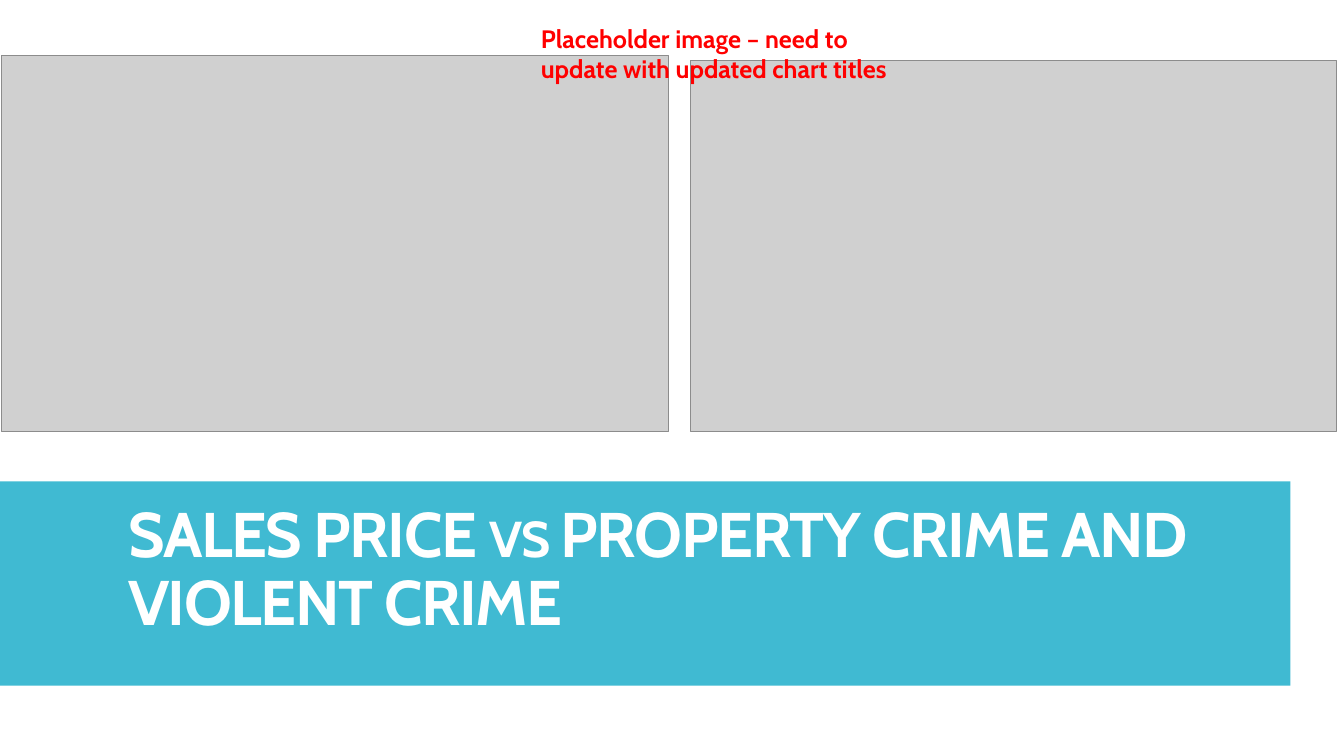
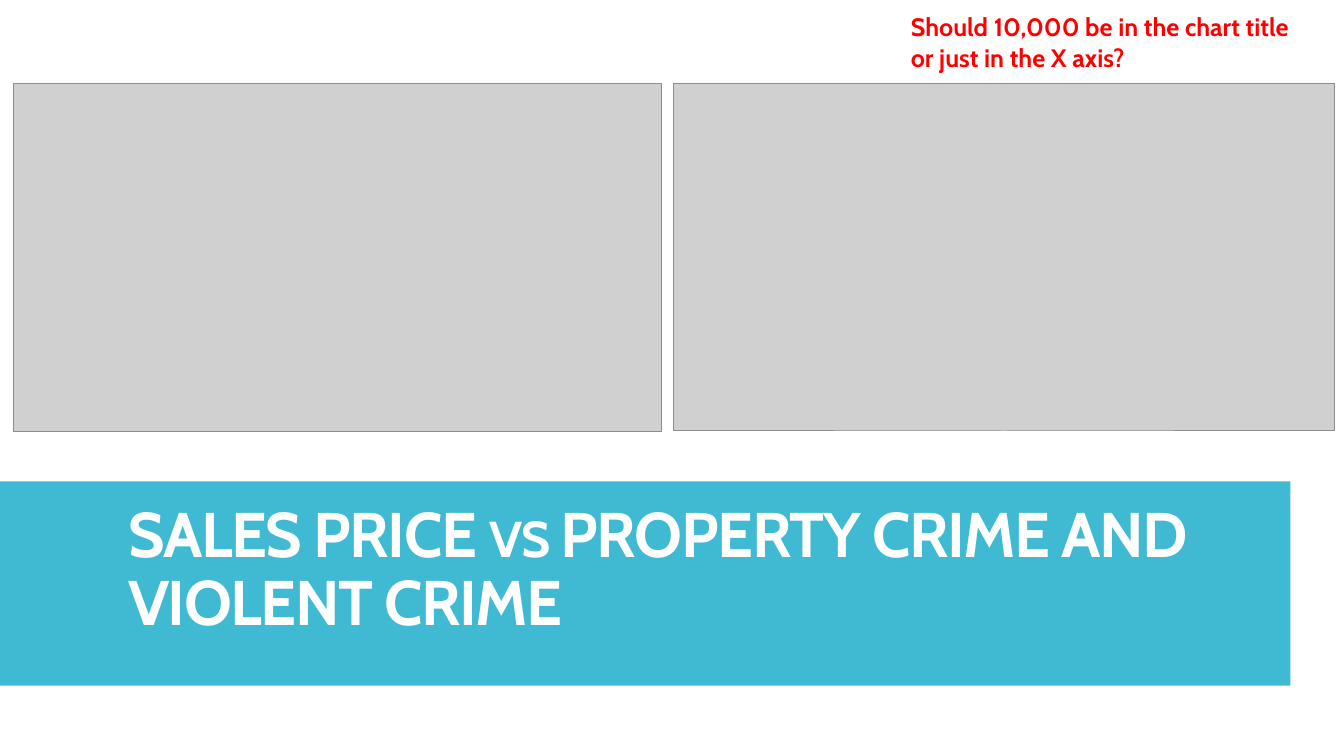
Before and after one commit to andresocorro/project_1, a slide deck: slide 15 of Presentation/final draft.pptx. Drawn at 1344x756 pixels with LibreOffice and Linux fonts; fonts in the diff are those of the drawing; grey boxes stand for pictures. Boxes give left, top, right and bottom in pixels: in the first picture for what was removed or moved away, otherwise in the second. Text is boxed around its words. In the diff, an @@ line names an element or a change of style, - is before the commit and + after.

Commit message:
Updated images in the presentation - scatter diagrams

```diff
--- a/Presentation/final draft.pptx
+++ b/Presentation/final draft.pptx
@@ text removed at (541,29,886,84) @@
-Placeholder image – need to update with updated chart titles
@@ text added at (911,17,1289,73), 18 pt, text #FF0000, bold @@
+Should 10,000 be in the chart title or just in the X axis?
@@ picture: place and size @@
-picture at (2,55,669,432)
+picture at (13,84,660,432)
@@ picture: place and size @@
-picture at (691,60,1337,432)
+picture at (674,84,1334,432)
```
Also in this commit, not shown: 5 other slides changed, 1 slide added.
